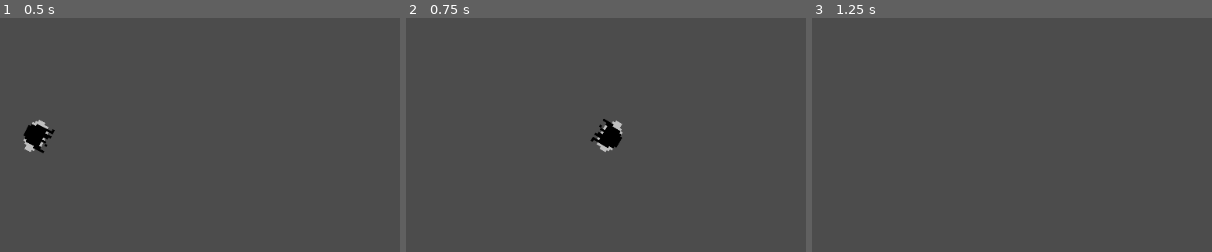
Above: before the commit, frames 1-3 (left to right).
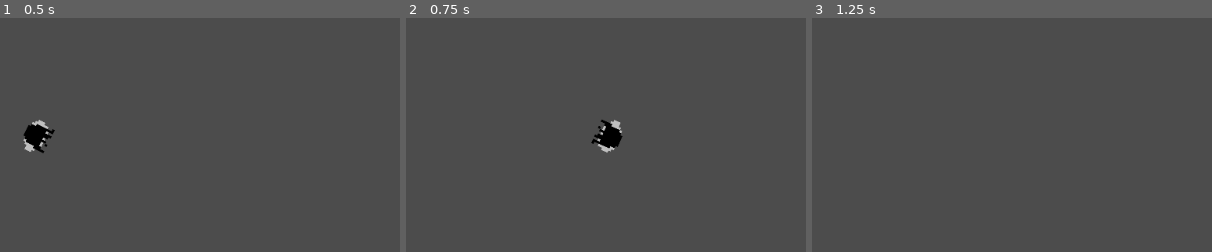
Above: after the commit, the same moments.

Repository: JamesTiberiusKirk/GameDev
Game: Godot game, scene res://scenes/levels/TestLevel.tscn
The game is run twice, just before and just after one commit, with the same random seed, the same clock (stepped at 60 frames per second) and the same inputs.
Inputs (mouse positions are % of the whole screen's width and height, from its top left):
- Up to frame 1 (0.5 s): no input
- Up to frame 2 (0.75 s): tap Enter at 0.5 s; move the mouse to (72, 45) at 0.52 s; hold D (right) from 0.53 s (still down)
- Up to frame 3 (1.25 s): keep holding D (right)
The pictures show only the part of the screen within x 37-87%, y 10-60%; the shares and areas given below are measured in that part.

Frame 1 is identical in both runs. In frame 2, 0.3% of the frame differs, in the area x 46-55%, y 43-58%; in frame 3, nothing differs.

Commit message:
Small updates

Diff:
--- a/src/Actors/Actor.gd
+++ b/src/Actors/Actor.gd
@@ -1,27 +1,39 @@
 extends KinematicBody2D
 class_name Actor
 
-const MAX_SPEED = 10000
+const MAX_SPEED = 5000
 const ACCELERATION = 10000
 
-#var direction: = Vector2()
 #var speed = 0
+var direction: = Vector2()
 var motion = Vector2.ZERO
 
-func move_actor(velocity):
-	return move_and_slide(velocity)
+func _physics_process(delta):
+
+	if direction == Vector2.ZERO:
+		apply_stopping_friction(ACCELERATION * delta)
+	else:
+		apply_acceleration(direction * ACCELERATION * delta)
+
+	motion = move_and_slide(motion)
 
 
-func apply_movement(acceleration):
+func apply_direction(dir):
+	direction = dir
+
+func apply_acceleration(acceleration):
 	motion += acceleration
 	motion = motion.clamped(MAX_SPEED)
 
 
+func apply_stopping_friction(amount):
+	if motion.length() > amount:
+		motion -= motion.normalized() * amount
+	else:
+		motion = Vector2.ZERO
+
+#func move_actor():
+#s	motion = move_and_slide(motion)
+
 func look_at(look_vec):
 	global_rotation = atan2(look_vec.y, look_vec.x)
-
-func apply_friction(amount):
-	if self.motion.length() > amount:
-		self.motion -= self.motion.normalized() * amount
-	else:
-		self.motion = Vector2.ZERO
--- a/src/Actors/Player.gd
+++ b/src/Actors/Player.gd
@@ -1,21 +1,11 @@
 extends Actor
 class_name Player
 
-func _ready():
-	pass
-
-func _physics_process(_delta):
-	# Movement
+func _physics_process(delta):
 	var axis = get_input_axis()
-	if axis == Vector2.ZERO:
-		apply_friction(ACCELERATION * _delta)
-	else:
-		self.apply_movement(axis * ACCELERATION * _delta)
-
-	self.motion = move_actor(self.motion)
-
-	var look_vec = get_global_mouse_position() - global_position
-	self.look_at(look_vec)
+	print(axis)
+	self.apply_direction(axis)
+	self.look_at(get_look_vect())
 	pass
 
 func get_input_axis():
@@ -23,3 +13,6 @@
 	axis.x = int(Input.is_action_pressed("right")) - int(Input.is_action_pressed("left"))
 	axis.y = int(Input.is_action_pressed("down")) - int(Input.is_action_pressed("up"))
 	return axis.normalized()
+
+func get_look_vect():
+	return get_global_mouse_position() - global_position
